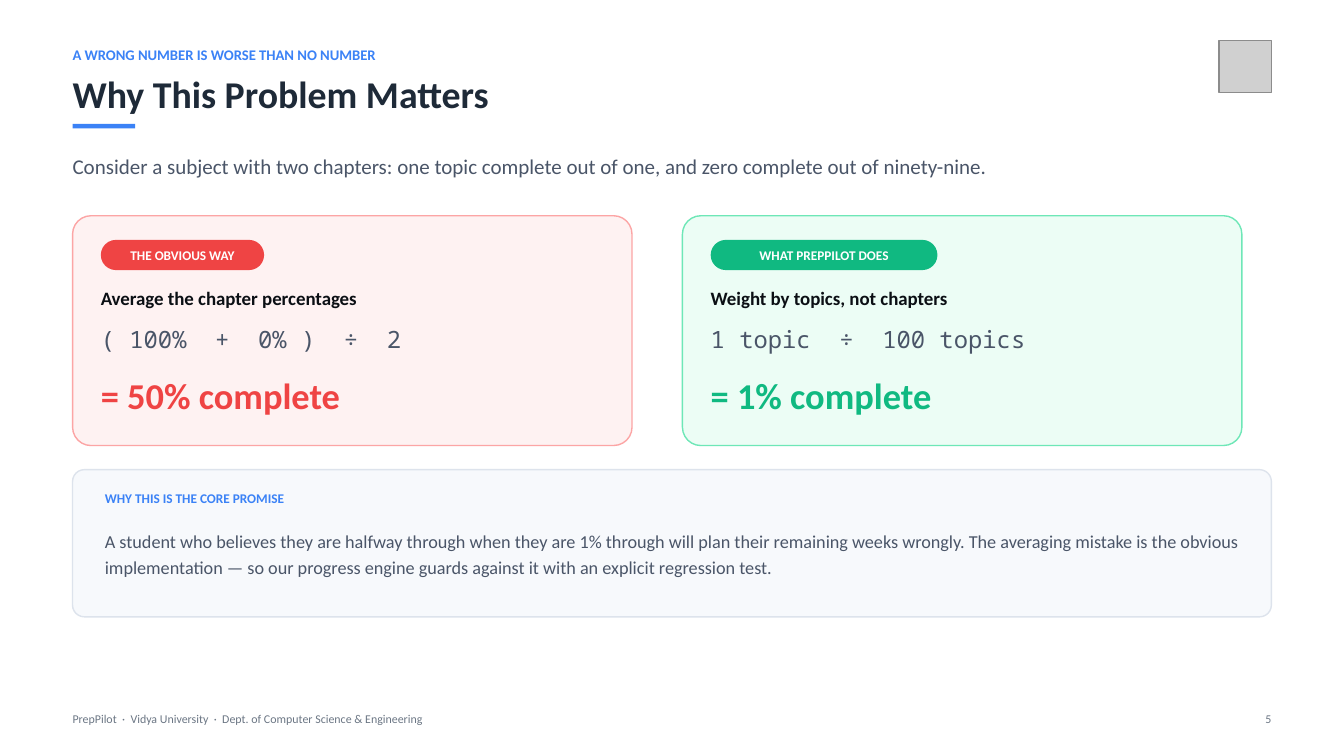
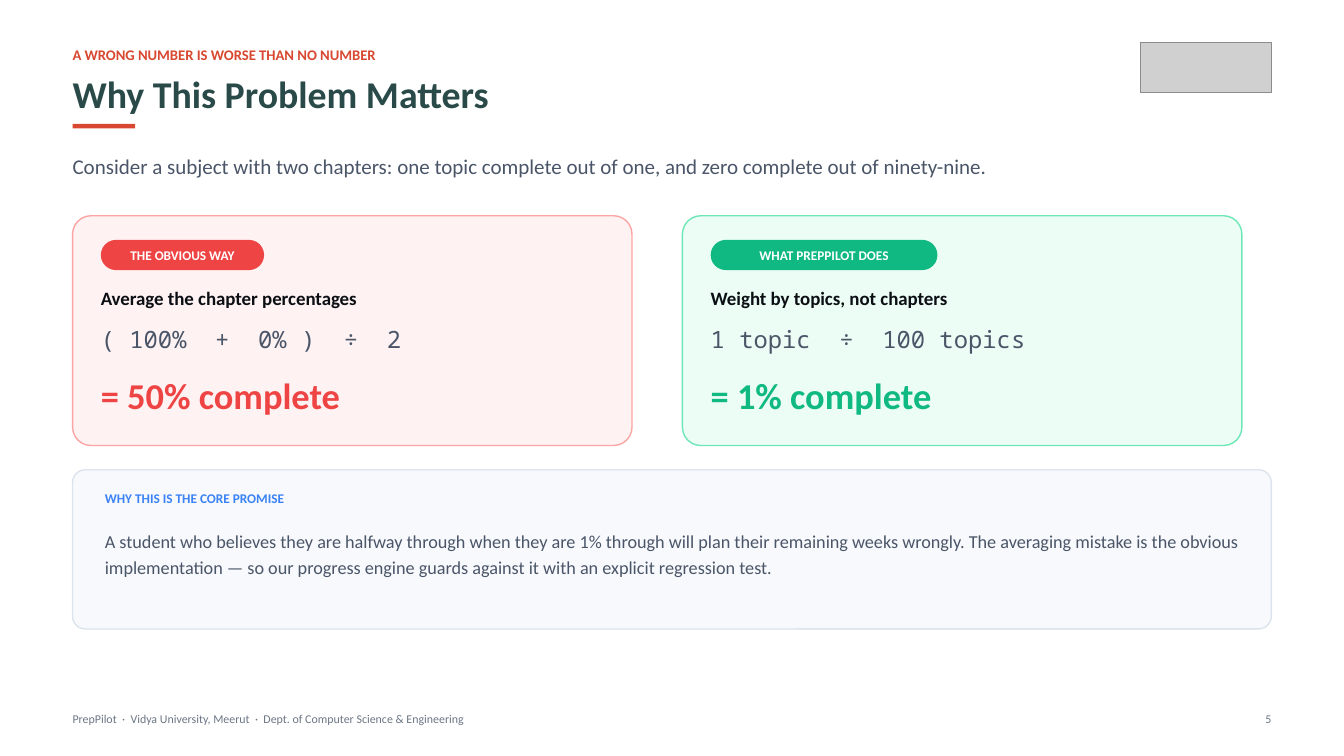
Before and after one commit to Archiit-jain/preppilot, a slide deck: slide 5 of docs/PrepPilot_First_Project_Presentation.pptx. Drawn at 1344x756 pixels with LibreOffice and Linux fonts; fonts in the diff are those of the drawing; grey boxes stand for pictures. Boxes give left, top, right and bottom in pixels: in the first picture for what was removed or moved away, otherwise in the second. Text is boxed around its words. In the diff, an @@ line names an element or a change of style, - is before the commit and + after.

```diff
--- a/docs/PrepPilot_First_Project_Presentation.pptx
+++ b/docs/PrepPilot_First_Project_Presentation.pptx
@@ text "A WRONG NUMBER IS WORSE ..." at box(73, 50, 375, 60): text colour #3B82F6 to #D84830 @@
@@ picture: place and size @@
-picture at box(1219, 40, 1271, 93)
+picture at box(1140, 42, 1271, 93)
@@ text "Why This Problem Matters" at box(73, 81, 489, 114): text colour #1E2A38 to #294A48 @@
@@ rectangle at box(73, 124, 135, 128): fill #3B82F6 to #D84830 @@
@@ rounded rectangle: place and size @@
-rounded rectangle at box(73, 470, 1271, 617)
+rounded rectangle at box(73, 470, 1271, 629)
@@ text at box(73, 715, 463, 725): text changed @@
-PrepPilot · Vidya University · Dept. of Computer Science & Engineering
+PrepPilot · Vidya University, Meerut · Dept. of Computer Science & Engineering
```
Also in this commit, not shown: 28 other slides changed, 7 other files.
